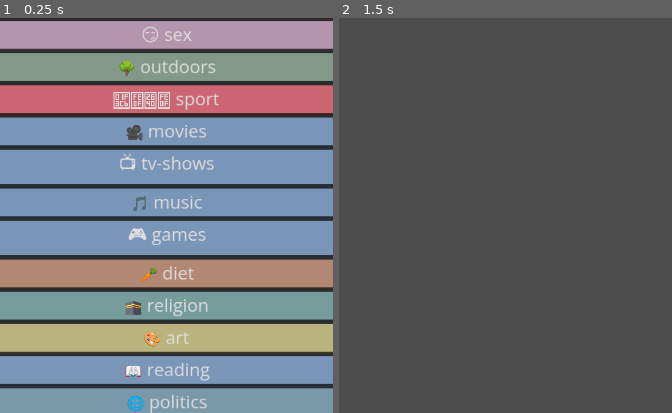
Above: before the commit, frames 1-2 (left to right).
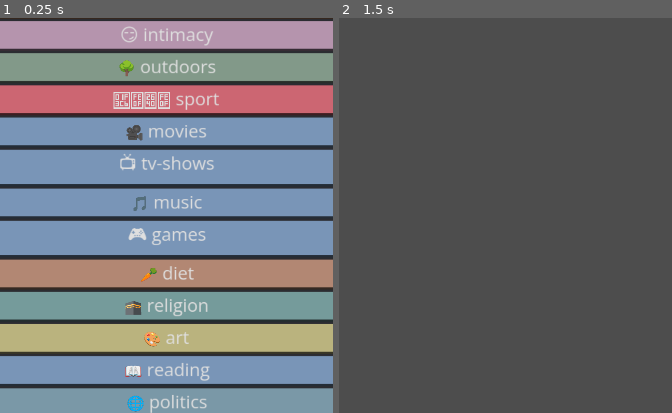
Above: after the commit, the same moments.

Repository: meet-directory/directory-app
Game: Godot game, scene res://app/main_screen/tag_selector_popup/tag_selector_popup.tscn
Same seed, same stepped clock (60 frames per second), same inputs: the game is played once before the commit and once after it. This scene is started directly instead of the project's main scene.
Inputs (mouse positions are % of the whole screen's width and height, from its top left):
- Up to frame 1 (0.25 s): no input
- Up to frame 2 (1.5 s): click (50, 9) at 0.52 s; type "12" at 0.6 s; click "cancel" at 1.25 s
The pictures show only the part of the screen within x 25-75%, y 20-70%; the shares and areas given below are measured in that part.

The runs differ from the first frame. In frame 1, 0.4% of the frame differs, in the area x 36-64%, y 2-8%; in frame 2, nothing differs.

Commit message:
change tag category name

Diff:
--- a/app/main_screen/profile/profile_preview/profile_view.gd
+++ b/app/main_screen/profile/profile_preview/profile_view.gd
@@ -53,7 +53,7 @@
 		personal_tags.add_tags(ptags)
 	else:
 		personal_tags.hide()
-	desire_tags.add_tags(profile.is_tags.filter(func (t:Tag): return t.type == Tag.TYPE.Desire))
+	desire_tags.add_tags(profile.is_tags.filter(func (t:Tag): return t.type == Tag.TYPE.Intimacy))
 	other_tags.add_tags(profile.is_tags.filter(func (t:Tag): return t.type not in [Tag.TYPE.Personal, Tag.TYPE.RelationshipType]))
 
 	var tag_containers:Array[TagContainer] = [relationship_tags, personal_tags, desire_tags, other_tags]
--- a/app/main_screen/profile_explorer/search_tool/tag.gd
+++ b/app/main_screen/profile_explorer/search_tool/tag.gd
@@ -7,7 +7,7 @@
 @export var backgrounds:Dictionary[Tag.TYPE, StyleBoxFlat] = {
 	Tag.TYPE.Personal: null,
 	Tag.TYPE.RelationshipType: null,
-	Tag.TYPE.Desire: null,
+	Tag.TYPE.Intimacy: null,
 	Tag.TYPE.Other:null
 }
 
--- a/app/main_screen/settings/submit_tag_menu/tag_category_option.gd
+++ b/app/main_screen/settings/submit_tag_menu/tag_category_option.gd
@@ -4,8 +4,6 @@
 	add_item("No Category Selected")
 	for cat in Tag.TYPE:
 		var emoji:String = Constants.tag.get_emoji(Tag.TYPE[cat])
-		if cat == 'Desire':
-			cat = 'Sex'
 		var cat_str:String =  emoji + " " + str(cat)
 		add_item(cat_str)
 	#select(Tag.TYPE.Other)
--- a/custom_resources/rsc_tag.gd
+++ b/custom_resources/rsc_tag.gd
@@ -5,7 +5,7 @@
 enum TYPE {
 	Personal,
 	RelationshipType,
-	Desire,
+	Intimacy,
 	Other,
 	Outdoors,
 	Sport,
@@ -23,7 +23,7 @@
 const raw_to_type:Dictionary[String, TYPE] = {
 	'personal': TYPE.Personal,
 	'relationship': TYPE.RelationshipType,
-	'sex': TYPE.Desire,
+	'intimacy': TYPE.Intimacy,
 	'outdoors': TYPE.Outdoors,
 	'sport': TYPE.Sport,
 	'movies': TYPE.Movies,
